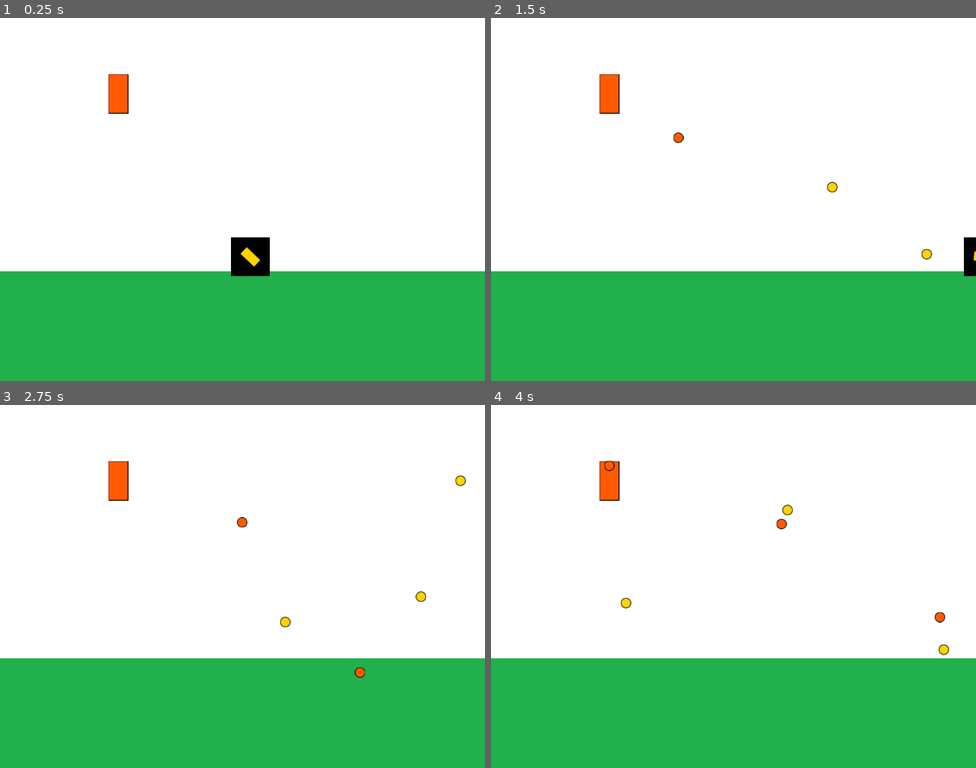
Above: before the commit, frames 1-4 (two rows, left to right).
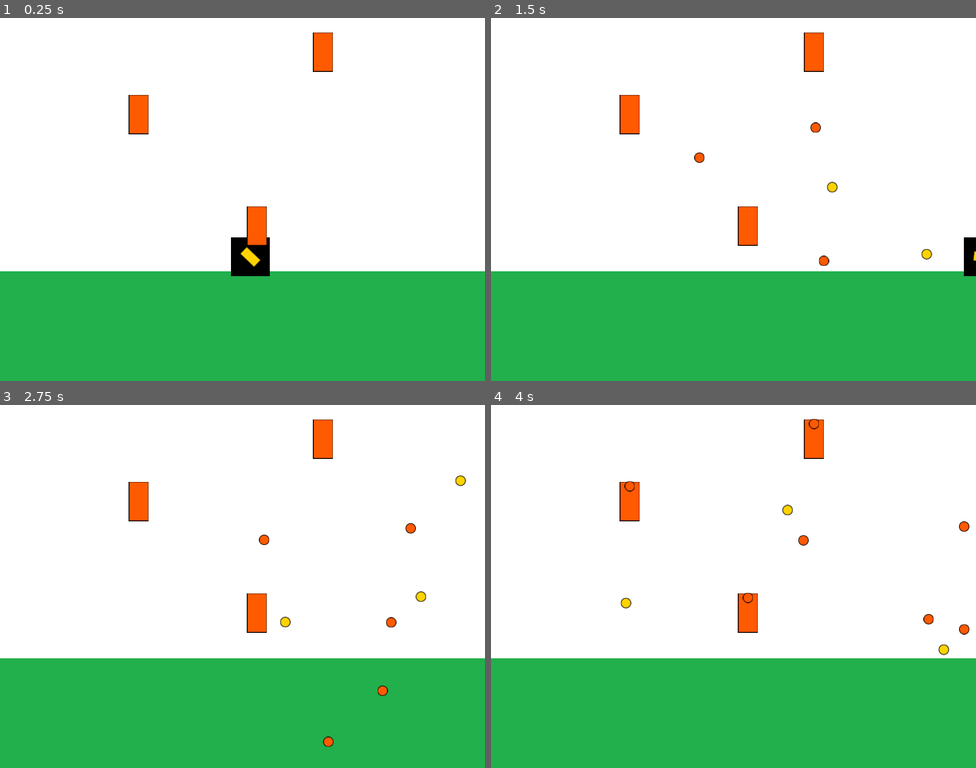
Above: after the commit, the same moments.

Repository: adriancardozo/entregas-ipv-cardozo-adrian
Game: Godot game, scene res://Main.tscn
Two runs of this game, one before a commit and one after it. Both use one fixed random seed, a clock stepped at 60 frames per second and the inputs below.
Inputs (mouse positions are in pixels of both pictures, inside the frame that each line leads up to):
- Up to frame 1 (0.25 s): no input
- Up to frame 2 (1.5 s): tap Enter at 0.5 s; move the mouse to (840, 181) at 0.52 s; hold D (move_right) 0.53-1.28 s; click (840, 181) at 0.6 s; move the mouse to (636, 217) at 1.27 s; hold A (move_left) from 1.28 s (still down); click (636, 217) at 1.35 s
- Up to frame 3 (2.75 s): move the mouse to (291, 506) at 2.02 s; release A (move_left) at 2.03 s; hold D (move_right) from 2.03 s (still down); click (291, 506) at 2.1 s
- Up to frame 4 (4 s): move the mouse to (709, 659) at 2.77 s; click (709, 659) at 2.85 s; move the mouse to (879, 640) at 3.52 s; release D (move_right) at 3.53 s; hold A (move_left) from 3.53 s (still down); click (879, 640) at 3.6 s

The runs differ from the first frame. In frame 1, 1.8% of the frame differs, in the area x 22-69%, y 4-63%; in frame 2, 2.0%; in frame 3, 2.2%, in the area x 22-86%, y 4-95%; in frame 4, 2.1%.

Commit message:
Se consiguió spawneo aleatorio de torretas

Diff:
--- a/entrega-2-cardozo-adrian/Main.gd
+++ b/entrega-2-cardozo-adrian/Main.gd
@@ -2,4 +2,4 @@
 
 func _ready():
 	$Player.set_projectile_container(self)
-	$Turret.set_values($Player, self)
+	$TurretSpawner.spawn_turrets($Player, self)
--- a/entrega-2-cardozo-adrian/Main.tscn
+++ b/entrega-2-cardozo-adrian/Main.tscn
@@ -1,10 +1,11 @@
-[gd_scene load_steps=6 format=2]
+[gd_scene load_steps=7 format=2]
 
 [ext_resource path="res://entities/player/Player.tscn" type="PackedScene" id=1]
 [ext_resource path="res://assets/textures/background.png" type="Texture" id=2]
 [ext_resource path="res://assets/textures/floor.png" type="Texture" id=3]
 [ext_resource path="res://Main.gd" type="Script" id=4]
 [ext_resource path="res://entities/enemies/Turret.tscn" type="PackedScene" id=5]
+[ext_resource path="res://TurretSpawner.gd" type="Script" id=6]
 
 [node name="Main" type="Node"]
 script = ExtResource( 4 )
@@ -31,5 +32,7 @@
 [node name="Player" parent="." instance=ExtResource( 1 )]
 position = Vector2( 413.003, 395.272 )
 
-[node name="Turret" parent="." instance=ExtResource( 5 )]
-position = Vector2( 195.03, 126.056 )
+[node name="TurretSpawner" type="Node" parent="."]
+script = ExtResource( 6 )
+turret_scene = ExtResource( 5 )
+turrets = 3
--- /dev/null
+++ b/entrega-2-cardozo-adrian/TurretSpawner.gd
@@ -0,0 +1,23 @@
+extends Node
+
+export (PackedScene) var turret_scene: PackedScene
+export (int) var turrets: int = 0
+var border_distance = 50
+func spawn_turrets(player: Node, turret_container:Node):
+	randomize()
+
+	for n in turrets:
+		var turret_instance = turret_scene.instance()
+		turret_container.add_child(turret_instance)
+		turret_instance.set_values(player, turret_container)
+
+		var border_distance_vector = Vector2(border_distance, -border_distance)
+
+		var x_range = Vector2(0, turret_container.get_viewport().size.x) + border_distance_vector
+		var y_range = Vector2(0, turret_container.get_viewport().size.y - (turret_container.get_viewport().size.y - player.position.y)) + border_distance_vector
+
+		var random_x = randi() % int(x_range[1] - x_range[0]) + 1 + x_range[0]
+		var random_y =  randi() % int(y_range[1]-y_range[0]) + 1 + y_range[0]
+		var random_pos = Vector2(random_x, random_y)
+
+		turret_instance.position = random_pos
